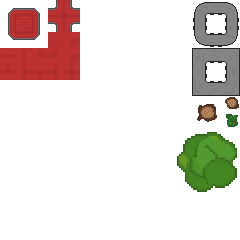
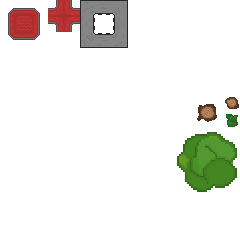
The second (240, 240) image is a revision of the first. Changes to its layers:
painted on "Layer Group" over box(0, 0, 240, 96)
